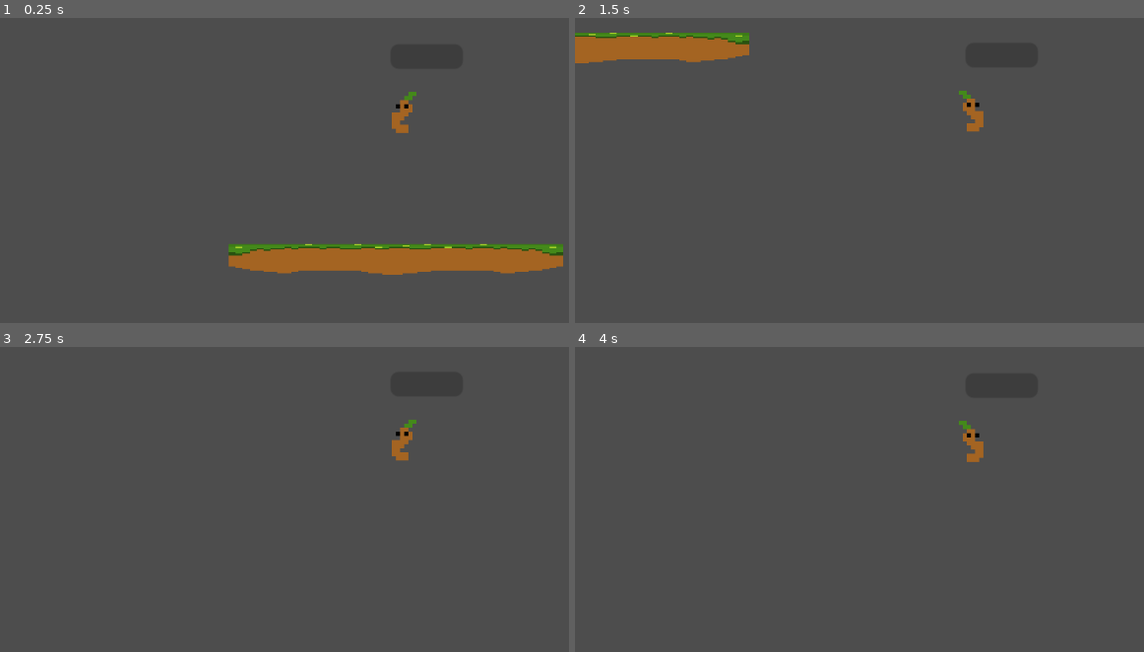
Above: before the commit, frames 1-4 (two rows, left to right).
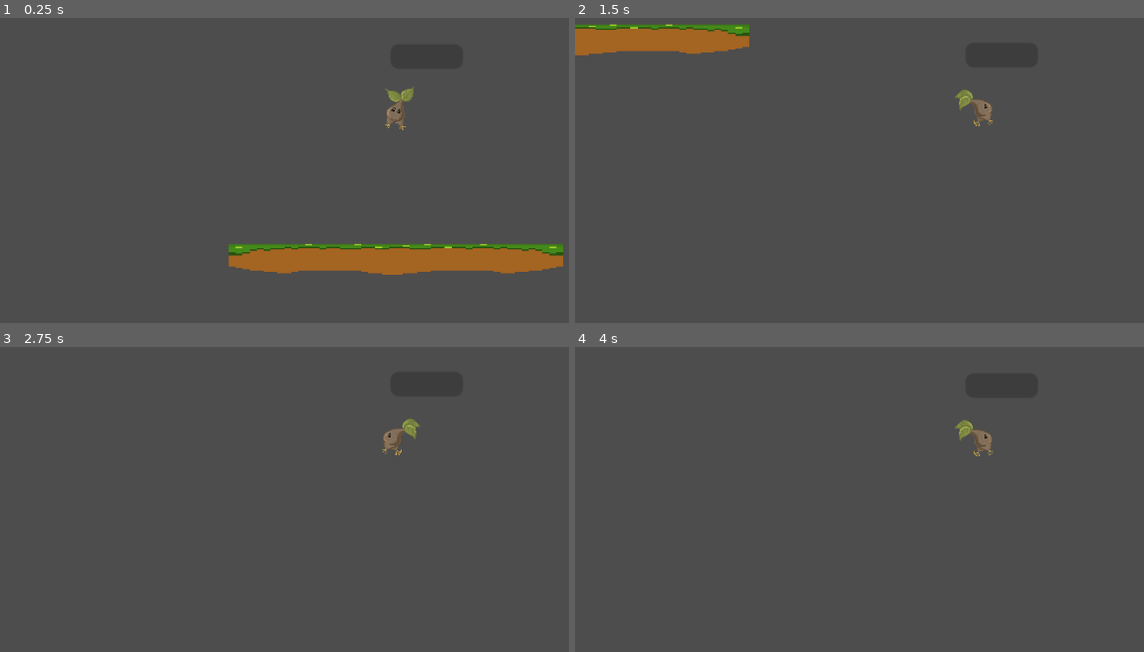
Above: after the commit, the same moments.

Repository: kyperbelt/GGJ2023_Roots
Game: Godot game, scene res://src/world.tscn
Two runs of this game, one before a commit and one after it. Both use one fixed random seed, a clock stepped at 60 frames per second and the inputs below.
Inputs:
- Up to frame 1 (0.25 s): no input
- Up to frame 2 (1.5 s): tap Enter (ui_accept) at 0.5, 0.6, 0.77, 1.07, 1.35 s; hold D (move_right) from 0.53 s (still down)
- Up to frame 3 (2.75 s): tap Enter (ui_accept) at 1.52, 1.82, 2.1 s; release D (move_right) at 2.03 s; hold A (move_left) from 2.03 s (still down)
- Up to frame 4 (4 s): release A (move_left) at 2.78 s; hold D (move_right) from 2.78 s (still down); tap Enter (ui_accept) at 2.85, 3.02, 3.32, 3.5, 3.6, 3.77 s

The runs differ from the first frame. In frame 1, 0.5% of the frame differs, in the area x 67-74%, y 22-38%; in frame 2, 2.7%, in the area x 0-74%, y 1-38%; in frame 3, 0.5%; in frame 4, 0.5%.

Commit message:
add wind when pressing f1 for now

Diff:
--- a/project.godot
+++ b/project.godot
@@ -37,6 +37,11 @@
 "events": [Object(InputEventKey,"resource_local_to_scene":false,"resource_name":"","device":0,"window_id":0,"alt_pressed":false,"shift_pressed":false,"ctrl_pressed":false,"meta_pressed":false,"pressed":false,"keycode":0,"physical_keycode":68,"key_label":0,"unicode":0,"echo":false,"script":null)
 ]
 }
+wind_enable={
+"deadzone": 0.5,
+"events": [Object(InputEventKey,"resource_local_to_scene":false,"resource_name":"","device":0,"window_id":0,"alt_pressed":false,"shift_pressed":false,"ctrl_pressed":false,"meta_pressed":false,"pressed":false,"keycode":0,"physical_keycode":4194332,"key_label":0,"unicode":0,"echo":false,"script":null)
+]
+}
 
 [rendering]
 
--- a/src/vroot.gd
+++ b/src/vroot.gd
@@ -4,44 +4,70 @@
 const SPEED = 300.0
 const JUMP_VELOCITY = -400.0
 
-# Get the gravity from the project settings to be synced with RigidBody nodes.
-var gravity = ProjectSettings.get_setting("physics/2d/default_gravity")
+# Get the _gravity from the project settings to be synced with RigidBody nodes.
+var _gravity = ProjectSettings.get_setting("physics/2d/default_gravity")
 
 # create a mechanic for when the player is standing still, the longer he stands still the slower he moves
 # until a max where he can't move at all
-var standing_still_elapsed:= 0.0
+var _standing_still_elapsed:= 0.0
 @export
-var standing_still_max := 3.0
+var _standing_still_max:= 3.0
+@export_range(0.1,1.0,0.1)
+var _wind_threshold:= 0.5
 
+var _wind := 0.0
+
+@onready
+var animation_player := $AnimationPlayer
+
+func _ready():
+	add_to_group("player")
 
 func _physics_process(delta):
-	# Add the gravity.
+	# Add the _gravity.
 	if not is_on_floor():
-		velocity.y += gravity * delta
+		velocity.y += _gravity * delta
 
 	# Handle Jump.
 	if Input.is_action_just_pressed("ui_accept") and is_on_floor():
 		velocity.y = JUMP_VELOCITY
 
 	if Input.is_action_pressed("move_down"):
-		standing_still_elapsed += delta
+		_standing_still_elapsed += delta
 	else:
-		standing_still_elapsed  = 0.0
+		_standing_still_elapsed  = 0.0
 
-	standing_still_elapsed = clamp(standing_still_elapsed, 0, standing_still_max)
-	var standing_still_alpha = standing_still_elapsed/standing_still_max
+	_standing_still_elapsed = clamp(_standing_still_elapsed, 0, _standing_still_max)
+	var standing_still_alpha = _standing_still_elapsed/_standing_still_max
 	$ProgressBar.ratio = standing_still_alpha
 	# Get the input direction and handle the movement/deceleration.
 	# As good practice, you should replace UI actions with custom gameplay actions.
 	var direction = Input.get_axis("move_left", "move_right")
 	if direction:
 		$icon.flip_h = direction < 0
-		velocity.x = direction * SPEED * (0.0 if standing_still_elapsed > 0 else 1.0)#(1.0 - get_movement_multiplier(standing_still_elapsed/standing_still_max))
+		var rooted := false
+		if standing_still_alpha > 0:
+			rooted = true
+
+		if !rooted:
+			velocity.x = direction * SPEED #(1.0 - get_movement_multiplier(_standing_still_elapsed/standing_still_max))
 	else:
 		velocity.x = move_toward(velocity.x, 0, SPEED)
+
+	if _wind > 0 && standing_still_alpha < _wind_threshold:
+		velocity.x += _wind
+
+	if velocity.x == 0:
+		animation_player.play("RESET")
+	else:
+		animation_player.play("move")
 
 	move_and_slide()
 
 
 func get_movement_multiplier(alpha: float)->float:
 	return 1.0 - (1.0 - alpha * 0.9) * (1.0 - alpha * 0.9)
+
+func set_wind(wind: float):
+	print("wind was set to " + str(wind) + "")
+	_wind = wind
--- a/src/vroot.tscn
+++ b/src/vroot.tscn
@@ -1,10 +1,11 @@
 [gd_scene load_steps=7 format=3 uid="uid://dg55ohfumfff"]
 
 [ext_resource type="Script" path="res://src/vroot.gd" id="1_vh1ve"]
-[ext_resource type="Texture2D" uid="uid://b5gqchow5tbhc" path="res://image/Rootsprite.png" id="2_3e5l7"]
+[ext_resource type="Texture2D" uid="uid://818wfgqdd31q" path="res://image/Root (New)/Sapling/Root Walk Sprite.png" id="2_54g8k"]
 
 [sub_resource type="CapsuleShape2D" id="CapsuleShape2D_1bwcm"]
-height = 36.0
+radius = 9.0
+height = 22.0
 
 [sub_resource type="Animation" id="Animation_bwhdb"]
 length = 0.001
@@ -35,7 +36,7 @@
 "times": PackedFloat32Array(0, 0.2),
 "transitions": PackedFloat32Array(1, 1),
 "update": 1,
-"values": [0, 1]
+"values": [1, 2]
 }
 
 [sub_resource type="AnimationLibrary" id="AnimationLibrary_6nwuo"]
@@ -50,10 +51,10 @@
 [node name="icon" type="Sprite2D" parent="."]
 texture_filter = 1
 position = Vector2(5, -1)
-scale = Vector2(3, 3)
-texture = ExtResource("2_3e5l7")
+scale = Vector2(0.3, 0.3)
+texture = ExtResource("2_54g8k")
 flip_h = true
-hframes = 2
+hframes = 3
 
 [node name="ProgressBar" type="ProgressBar" parent="."]
 texture_filter = 1
@@ -71,11 +72,10 @@
 offset_bottom = -68.0
 
 [node name="Camera2D" type="Camera2D" parent="."]
-current = true
 zoom = Vector2(2, 2)
 
 [node name="CollisionShape2D" type="CollisionShape2D" parent="."]
-position = Vector2(3, -1)
+position = Vector2(1, 0)
 shape = SubResource("CapsuleShape2D_1bwcm")
 
 [node name="AnimationPlayer" type="AnimationPlayer" parent="."]
--- a/src/world.gd
+++ b/src/world.gd
@@ -1,11 +1,45 @@
 extends Node2D
 
+class_name SappyWorld
+
+
+signal wind_started(wind_velocity)
+signal wind_ended()
+
+@export
+var _wind_velocity:= 0.0
+
+
+@export_range(1,100,1, "or_greater")
+var wind_duration := 1.0
+var wind_elapsed := 0.0
+var is_windy := false
+
 func _ready():
+	var vroot = get_tree().get_nodes_in_group("player")[0]
+	print(vroot)
+	var err = wind_started.connect(vroot.set_wind, CONNECT_DEFERRED)
+	if (err != OK):
+		print("wind_started connect error: ", err)
+	wind_ended.connect(vroot.set_wind.bind(0), CONNECT_DEFERRED)
 	pass # Replace with function body.
 
 # Called every frame. 'delta' is the elapsed time since the previous frame.
 func _process(delta):
-	pass
+	if Input.is_action_just_pressed("wind_enable"):
+		print("wind enable")
+		set_windy(!is_windy)
 
-func push_wind():
-	pass
+	if is_windy:
+		wind_elapsed += delta
+		if (wind_elapsed >= wind_duration):
+			wind_elapsed = 0.0
+			set_windy(false)
+
+
+func set_windy(windy := false):
+	is_windy = windy
+	if is_windy:
+		wind_started.emit(_wind_velocity)
+	else:
+		wind_ended.emit()
--- a/src/world.tscn
+++ b/src/world.tscn
@@ -1,5 +1,6 @@
-[gd_scene load_steps=4 format=3 uid="uid://c7kshcjigx0tq"]
+[gd_scene load_steps=5 format=3 uid="uid://c7kshcjigx0tq"]
 
+[ext_resource type="Script" path="res://src/world.gd" id="1_jkfy3"]
 [ext_resource type="Texture2D" uid="uid://6d6gy4mckami" path="res://image/Groundtiles.png" id="1_okkbb"]
 [ext_resource type="PackedScene" uid="uid://dg55ohfumfff" path="res://src/vroot.tscn" id="2_xnflr"]
 
@@ -7,6 +8,8 @@
 size = Vector2(244, 20)
 
 [node name="world" type="Node2D"]
+script = ExtResource("1_jkfy3")
+_wind_velocity = 100.0
 
 [node name="Floor" type="StaticBody2D" parent="."]
 position = Vector2(1, 142)
--- a/vroot.gd
+++ /dev/null
@@ -1,31 +0,0 @@
-extends CharacterBody2D
-
-
-const SPEED = 300.0
-const JUMP_VELOCITY = -400.0
-
-# Get the gravity from the project settings to be synced with RigidBody nodes.
-var gravity = ProjectSettings.get_setting("physics/2d/default_gravity")
-
-
-
-func _physics_process(delta):
-	# Add the gravity.
-	if not is_on_floor():
-		velocity.y += gravity * delta
-
-	# Handle Jump.
-	if Input.is_action_just_pressed("ui_accept") and is_on_floor():
-		velocity.y = JUMP_VELOCITY
-
-	# Get the input direction and handle the movement/deceleration.
-	# As good practice, you should replace UI actions with custom gameplay actions.
-	var direction = Input.get_axis("move_left", "move_right")
-	if direction:
-		$icon.flip_h = direction < 0
-		velocity.x = direction * SPEED
-	else:
-		velocity.x = move_toward(velocity.x, 0, SPEED)
-
-
-	move_and_slide()
Not shown, added: image/Root (New)/Sapling/Root Walk Sprite.png.import
